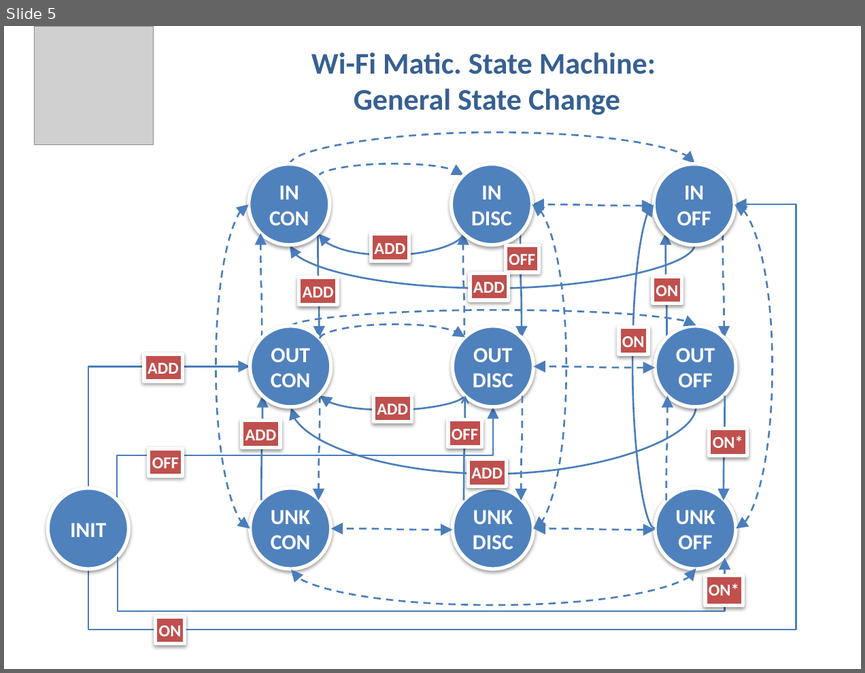
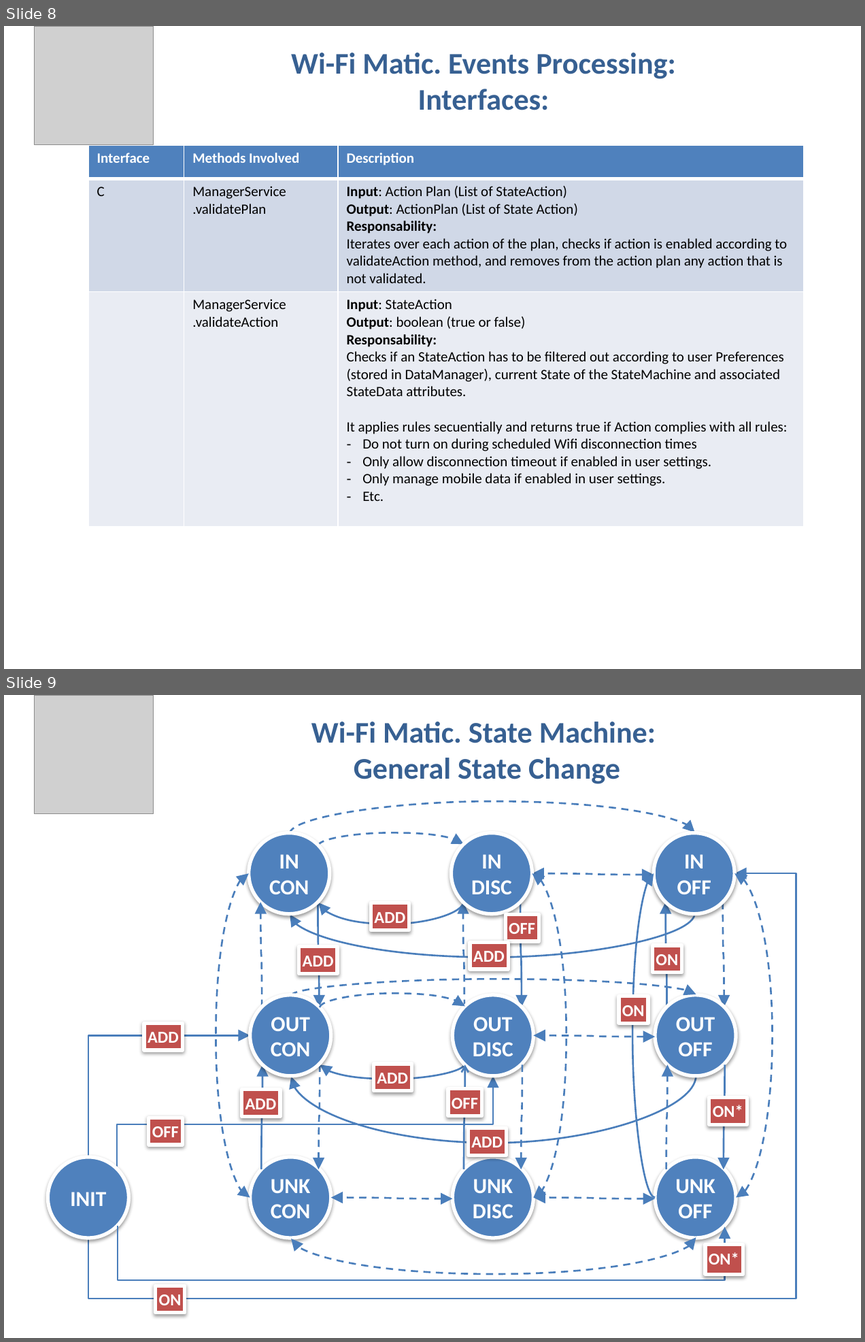
Before and after one commit to arqam/wifimatic-android, a slide deck: doc/Wi-Fi Matic Design.pptx. Shown one above the other, each under a label of ours: slide 5 before the commit, slides 8 and 9 after it. The pictures are 865x673 and 865x1342 pixels, drawn with LibreOffice and Linux fonts; fonts in the diff are those of the drawing; grey boxes stand for pictures. Boxes give left, top, right and bottom in pixels: in the first picture for what was removed or moved away, otherwise in the second. Text is boxed around its words. In the diff, an @@ line names an element or a change of style, - is before the commit and + after.

```diff
--- a/doc/Wi-Fi Matic Design.pptx
+++ b/doc/Wi-Fi Matic Design.pptx
@@ slide 8 added at [4, 26, 861, 669], background #FFFFFF @@
@@ picture added at [34, 26, 153, 145] @@
@@ title added at [291, 53, 675, 110], 25.2 pt, text #376092, bold @@
+Wi-Fi Matic. Events Processing:
+Interfaces:
@@ table added at [88, 145, 804, 521], 3 rows, 3 columns @@
+Interface | Methods Involved | Description
+C | ManagerService / .validatePlan | Input: Action Plan (List of StateAction) / Output: ActionPlan (List of State Action) / Responsability: / Iterates over each action of the plan, checks if action is enabled according to validateAction method, and removes from the action plan any action that is not validated.
+ | ManagerService / .validateAction | Input: StateAction / Output: boolean (true or false) / Responsability: / Checks if an StateAction has to be filtered out according to user Preferences (stored in DataManager), current State of the StateMachine and associated StateData attributes. / It applies rules secuentially and returns true if Action complies with all rules: / Do not turn on during scheduled Wifi disconnection times / Only allow disconnection timeout if enabled in user settings. / Only manage mobile data if enabled in user settings. / Etc.
@@ what was slide 5 is now slide 9 @@
```
Also in this commit, not shown: 5 slides changed, 2 other slides added.
